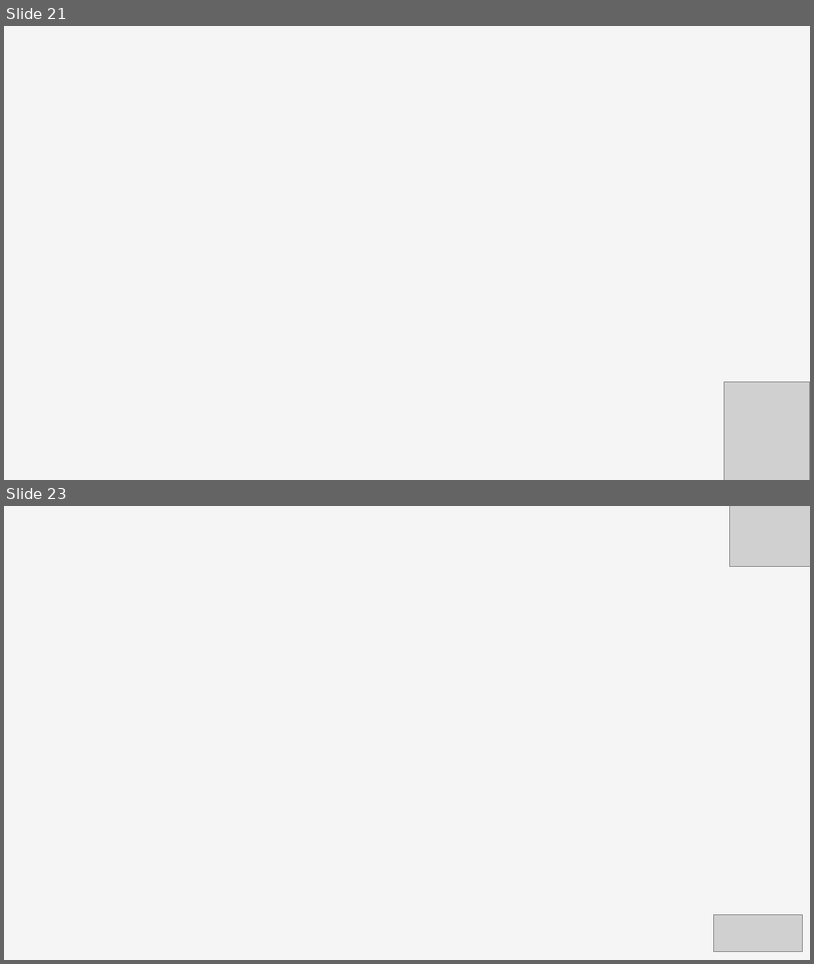
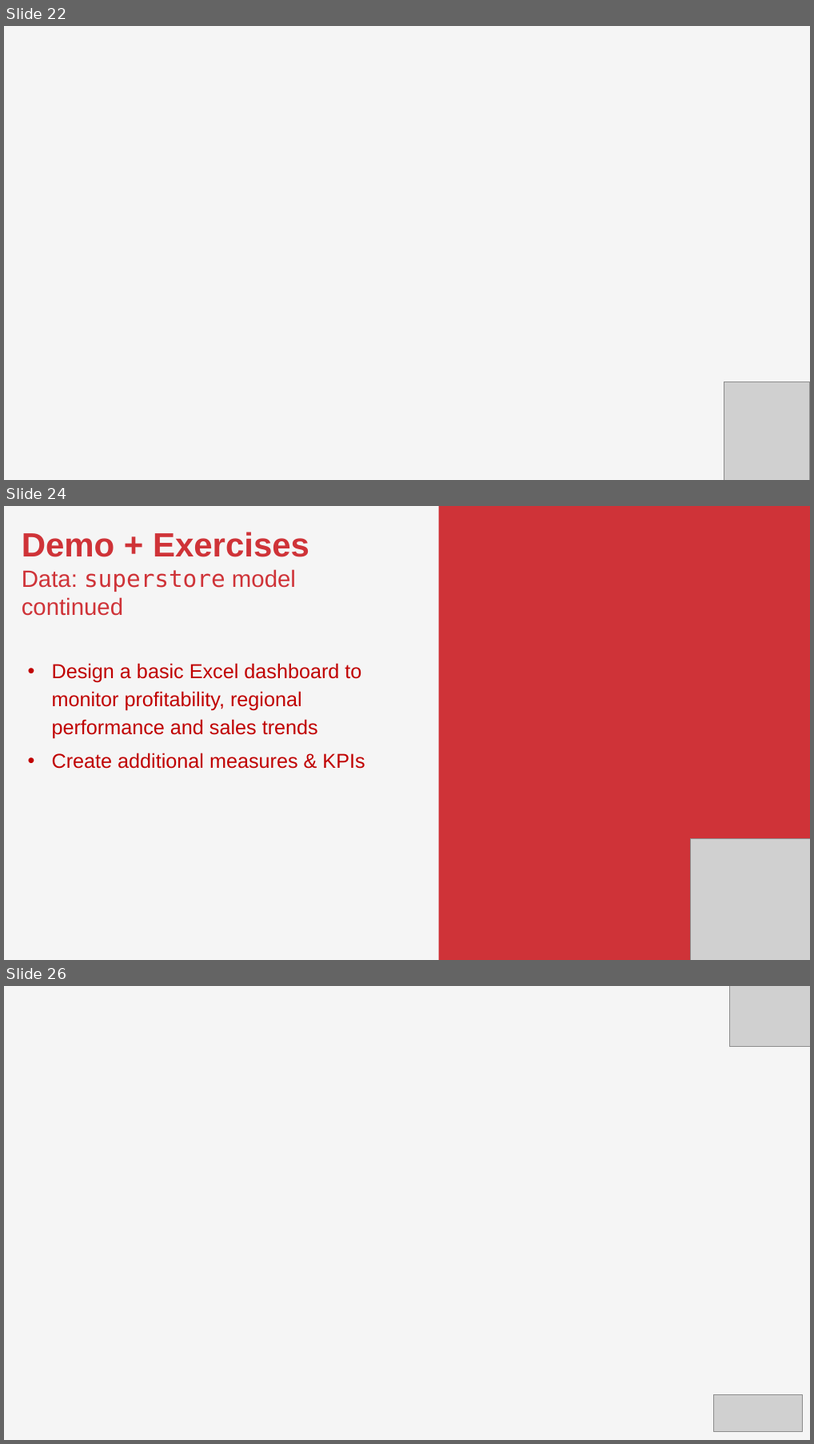
Before and after one commit to stringfestdata/pivot-table-dashboards-reports, a slide deck: pivot-table-dashboards-reports.pptx. Shown one above the other, each under a label of ours: slides 21 and 23 before the commit, slides 22, 24 and 26 after it; the slides between them are not shown. The pictures are 814x964 and 814x1444 pixels, drawn with LibreOffice and Linux fonts; fonts in the diff are those of the drawing; grey boxes stand for pictures; background and template pictures are left out. Boxes give left, top, right and bottom in pixels: in the first picture for what was removed or moved away, otherwise in the second. Text is boxed around its words. In the diff, an @@ line names an element or a change of style, - is before the commit and + after.

```diff
--- a/pivot-table-dashboards-reports.pptx
+++ b/pivot-table-dashboards-reports.pptx
@@ slide 24 added at (4,506,810,960), background #F5F5F5 @@
@@ rectangle added at (439,506,810,960), fill #CF3338 @@
@@ text added at (22,532,365,768), 24 pt, text #C00000 @@
+Demo + Exercises
+Data: superstore model continued
+• Design a basic Excel dashboard to monitor profitability, regional performance and sales trends
+• Create additional measures & KPIs
@@ picture added at (691,839,810,960) @@
@@ what was slide 21 is now slide 22 @@
@@ what was slide 23 is now slide 26 @@
```
Also in this commit, not shown: 3 slides changed, 3 other slides added, 1 slide removed, 47 other files.
